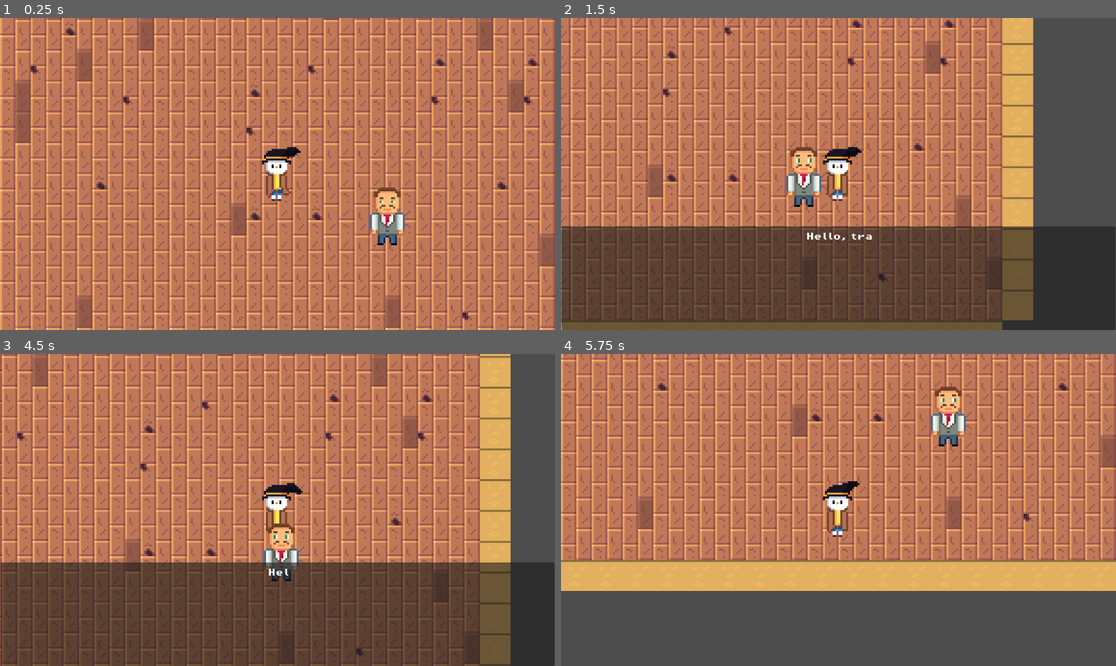
Above: before the commit, frames 1-4 (two rows, left to right).
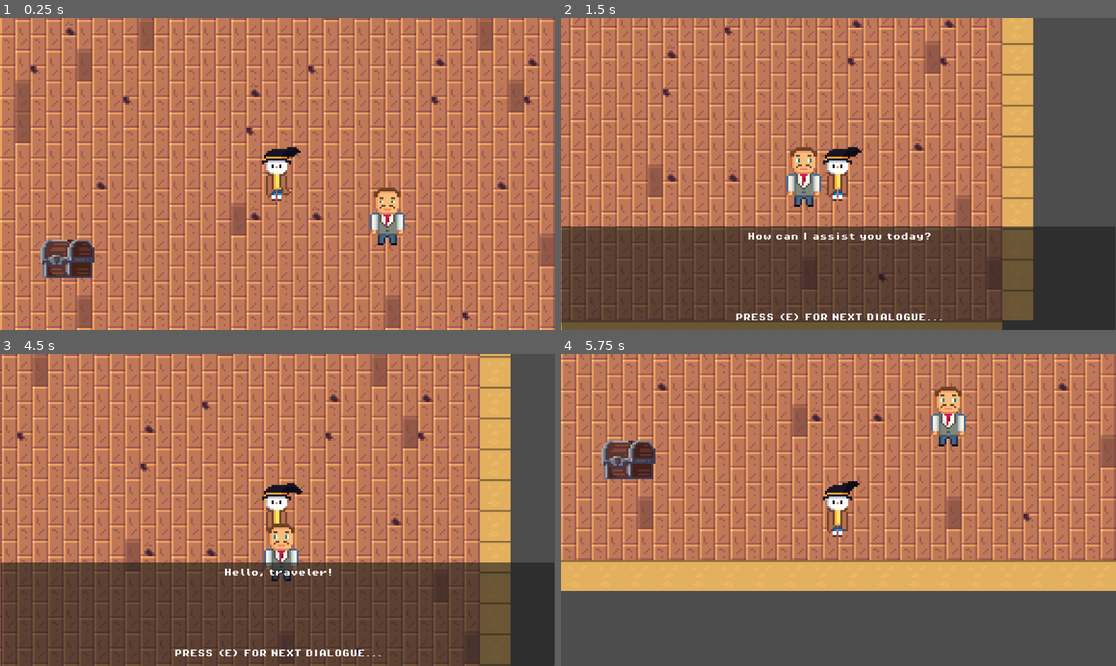
Above: after the commit, the same moments.

Repository: lukehdonnelly/game
Game: Godot game, scene res://scenes/game.tscn
Same seed, same stepped clock (60 frames per second), same inputs: the game is played once before the commit and once after it.
Inputs:
- Up to frame 1 (0.25 s): no input
- Up to frame 2 (1.5 s): hold D (right) 0.53-1.28 s; tap E (ui_select) at 0.6, 0.77, 1.07, 1.25, 1.35 s; hold Down (down) from 1.28 s (still down)
- Up to frame 3 (4.5 s): tap E (ui_select) at 1.52, 1.82, 2.1, 2.85, 3.02, 3.32, 3.6, 3.77, 4.07, 4.25, 4.35 s; release Down (down) at 2.03 s; hold D (right) 2.03-2.78 s; hold W (up) 2.78-3.53 s; hold A (left) from 3.53 s (still down)
- Up to frame 4 (5.75 s): tap E (ui_select) at 4.52, 4.82, 5.1 s; release A (left) at 5.03 s; hold Down (down) from 5.03 s (still down)

The runs differ from the first frame. In frame 1, 1.1% of the frame differs, in the area x 7-18%, y 71-84%; in frame 2, 0.7%; in frame 3, 0.6%; in frame 4, 1.1%.

Commit message:
added chest

Diff:
--- a/scenes/bar.tscn
+++ b/scenes/bar.tscn
@@ -6,7 +6,9 @@
 [ext_resource type="FontFile" uid="uid://bdflxsp8oyf6s" path="res://fonts/PixelOperator8-Bold.ttf" id="4_ye610"]
 [ext_resource type="Texture2D" uid="uid://c3j66smthbwam" path="res://sprites/bartenderIdle.png" id="5_lrfbf"]
 [ext_resource type="Texture2D" uid="uid://gtf2akpp8ufk" path="res://sprites/tilesheet1.png" id="7_mdpyi"]
-[ext_resource type="Script" path="res://scripts/pirateDialogue.gd" id="7_yweau"]
+[ext_resource type="Script" path="res://scripts/bartenderDialogue.gd" id="7_yweau"]
+[ext_resource type="PackedScene" uid="uid://da87vl5c7lmlu" path="res://scenes/chest.tscn" id="8_3qwcc"]
+[ext_resource type="Script" path="res://scripts/chest1.gd" id="9_lbqo5"]
 
 [sub_resource type="CircleShape2D" id="CircleShape2D_2o28b"]
 radius = 2.48338
@@ -257,6 +259,7 @@
 sources/0 = SubResource("TileSetAtlasSource_igr87")
 
 [node name="bar" type="Node2D"]
+y_sort_enabled = true
 
 [node name="snowdude" parent="." instance=ExtResource("2_2vojx")]
 script = ExtResource("3_t5xv2")
@@ -363,8 +366,17 @@
 tile_set = SubResource("TileSet_4qgtf")
 format = 2
 layer_0/name = "Floor"
-layer_0/z_index = -5
+layer_0/z_index = -100
 layer_0/tile_data = PackedInt32Array(-327691, 0, 0, -262155, 0, 0, -196619, 0, 0, -131083, 0, 0, -65547, 0, 0, -11, 0,  …(4769 unchanged characters)…
+
+[node name="chest" parent="." instance=ExtResource("8_3qwcc")]
+position = Vector2(-101, 38)
+
+[node name="Area2D" parent="chest" index="0"]
+script = ExtResource("9_lbqo5")
 
 [connection signal="area_entered" from="snowdude/interactArea" to="snowdude/Camera2D/HUD" method="_on_interact_area_area_entered"]
 [connection signal="area_exited" from="snowdude/interactArea" to="snowdude/Camera2D/HUD" method="_on_interact_area_area_exited"]
+[connection signal="animation_finished" from="chest" to="chest/Area2D" method="_on_chest_animation_finished"]
+
+[editable path="chest"]
--- /dev/null
+++ b/scenes/chest.tscn
@@ -0,0 +1,145 @@
+[gd_scene load_steps=19 format=3 uid="uid://da87vl5c7lmlu"]
+
+[ext_resource type="Texture2D" uid="uid://cq3b35ga28bj7" path="res://sprites/Chests.png" id="1_6psmx"]
+
+[sub_resource type="AtlasTexture" id="AtlasTexture_vn3xp"]
+atlas = ExtResource("1_6psmx")
+region = Rect2(0, 0, 48, 32)
+
+[sub_resource type="AtlasTexture" id="AtlasTexture_qli3p"]
+atlas = ExtResource("1_6psmx")
+region = Rect2(48, 0, 48, 32)
+
+[sub_resource type="AtlasTexture" id="AtlasTexture_22e2w"]
+atlas = ExtResource("1_6psmx")
+region = Rect2(96, 0, 48, 32)
+
+[sub_resource type="AtlasTexture" id="AtlasTexture_6xugs"]
+atlas = ExtResource("1_6psmx")
+region = Rect2(144, 0, 48, 32)
+
+[sub_resource type="AtlasTexture" id="AtlasTexture_uxbeh"]
+atlas = ExtResource("1_6psmx")
+region = Rect2(192, 0, 48, 32)
+
+[sub_resource type="AtlasTexture" id="AtlasTexture_fqe0j"]
+atlas = ExtResource("1_6psmx")
+region = Rect2(192, 32, 48, 32)
+
+[sub_resource type="AtlasTexture" id="AtlasTexture_3bwm1"]
+atlas = ExtResource("1_6psmx")
+region = Rect2(48, 32, 48, 32)
+
+[sub_resource type="AtlasTexture" id="AtlasTexture_3uf8n"]
+atlas = ExtResource("1_6psmx")
+region = Rect2(0, 32, 48, 32)
+
+[sub_resource type="AtlasTexture" id="AtlasTexture_84q0a"]
+atlas = ExtResource("1_6psmx")
+region = Rect2(0, 0, 48, 32)
+
+[sub_resource type="AtlasTexture" id="AtlasTexture_ax3n3"]
+atlas = ExtResource("1_6psmx")
+region = Rect2(0, 0, 48, 32)
+
+[sub_resource type="AtlasTexture" id="AtlasTexture_1evf5"]
+atlas = ExtResource("1_6psmx")
+region = Rect2(0, 32, 48, 32)
+
+[sub_resource type="AtlasTexture" id="AtlasTexture_27f1b"]
+atlas = ExtResource("1_6psmx")
+region = Rect2(48, 32, 48, 32)
+
+[sub_resource type="AtlasTexture" id="AtlasTexture_5aght"]
+atlas = ExtResource("1_6psmx")
+region = Rect2(96, 32, 48, 32)
+
+[sub_resource type="AtlasTexture" id="AtlasTexture_efcix"]
+atlas = ExtResource("1_6psmx")
+region = Rect2(144, 32, 48, 32)
+
+[sub_resource type="AtlasTexture" id="AtlasTexture_4y6mj"]
+atlas = ExtResource("1_6psmx")
+region = Rect2(192, 32, 48, 32)
+
+[sub_resource type="SpriteFrames" id="SpriteFrames_0iwef"]
+animations = [{
+"frames": [{
+"duration": 1.0,
+"texture": SubResource("AtlasTexture_vn3xp")
+}, {
+"duration": 1.0,
+"texture": SubResource("AtlasTexture_qli3p")
+}, {
+"duration": 1.0,
+"texture": SubResource("AtlasTexture_22e2w")
+}, {
+"duration": 1.0,
+"texture": SubResource("AtlasTexture_6xugs")
+}, {
+"duration": 1.0,
+"texture": SubResource("AtlasTexture_uxbeh")
+}],
+"loop": true,
+"name": &"bob",
+"speed": 5.0
+}, {
+"frames": [{
+"duration": 1.0,
+"texture": SubResource("AtlasTexture_fqe0j")
+}, {
+"duration": 1.0,
+"texture": SubResource("AtlasTexture_3bwm1")
+}, {
+"duration": 1.0,
+"texture": SubResource("AtlasTexture_3uf8n")
+}, {
+"duration": 1.0,
+"texture": SubResource("AtlasTexture_84q0a")
+}],
+"loop": false,
+"name": &"close",
+"speed": 5.0
+}, {
+"frames": [{
+"duration": 1.0,
+"texture": SubResource("AtlasTexture_ax3n3")
+}],
+"loop": true,
+"name": &"default",
+"speed": 5.0
+}, {
+"frames": [{
+"duration": 1.0,
+"texture": SubResource("AtlasTexture_1evf5")
+}, {
+"duration": 1.0,
+"texture": SubResource("AtlasTexture_27f1b")
+}, {
+"duration": 1.0,
+"texture": SubResource("AtlasTexture_5aght")
+}, {
+"duration": 1.0,
+"texture": SubResource("AtlasTexture_efcix")
+}, {
+"duration": 1.0,
+"texture": SubResource("AtlasTexture_4y6mj")
+}],
+"loop": false,
+"name": &"open",
+"speed": 5.0
+}]
+
+[sub_resource type="RectangleShape2D" id="RectangleShape2D_7juch"]
+size = Vector2(28, 20)
+
+[node name="chest" type="AnimatedSprite2D"]
+sprite_frames = SubResource("SpriteFrames_0iwef")
+animation = &"close"
+autoplay = "default"
+
+[node name="Area2D" type="Area2D" parent="."]
+
+[node name="CollisionShape2D" type="CollisionShape2D" parent="Area2D"]
+position = Vector2(-8, 6)
+shape = SubResource("RectangleShape2D_7juch")
--- a/scenes/game.tscn
+++ b/scenes/game.tscn
@@ -3,6 +3,7 @@
 [ext_resource type="PackedScene" uid="uid://cj7wgks5m5va6" path="res://scenes/bar.tscn" id="1_0s6k8"]
 
 [node name="game" type="Node2D"]
+y_sort_enabled = true
 
 [node name="bar" parent="." instance=ExtResource("1_0s6k8")]
 position = Vector2(204.881, 1.23497)
--- /dev/null
+++ b/scripts/chest1.gd
@@ -0,0 +1,28 @@
+extends Area2D
+
+var chest_opened = false
+
+# Called when the node enters the scene tree for the first time.
+func _ready():
+	pass # Replace with function body.
+
+
+# Called every frame. 'delta' is the elapsed time since the previous frame.
+func _process(delta):
+	pass
+
+func chest_idle():
+	get_parent().play("bob")
+
+func chest_stop():
+	if chest_opened == true:
+		get_parent().play("close")
+		chest_opened = false
+	else:
+		get_parent().stop()
+		get_parent().play("default")
+
+func chest_open():
+	if chest_opened == false:
+		chest_opened = true
+		get_parent().play("open")
--- a/scripts/interact popup.gd
+++ b/scripts/interact popup.gd
@@ -5,6 +5,9 @@
 var current_dialogue = []  # Stores the current NPC's dialogue
 var current_line_index = 0  # Index for the current dialogue line
 var typing = false
+var stop_typing = false
+var player_in_chest = false
+var object
 
 # Called when the node enters the scene tree for the first time.
 func _ready():
@@ -12,6 +15,8 @@
 	$"dialogue panel".hide()
 
 func _process(delta):
+	if player_in_chest and Input.is_action_just_pressed("ui_select"):
+		object.chest_open()
 	if player_in_NPC and Input.is_action_just_pressed("ui_select") and !typing:
 		$"interact panel".hide()
 		$"dialogue panel".show()  # Show the dialogue panel when entering the area
@@ -24,6 +29,8 @@
 				# If all lines are shown, hide the dialogue panel
 				$"dialogue panel".hide()
 				player_in_NPC = false
+	elif player_in_NPC and Input.is_action_just_pressed("ui_select") and typing:
+			stop_typing = true
 
 # Coroutine to type out the text
 func start_typing_text(text):
@@ -33,6 +40,10 @@
 	label.text = ""
 	await get_tree().create_timer(typing_speed).timeout
 	for i in range(text.length()):
+		if stop_typing:
+			stop_typing = false
+			label.text = text
+			break
 		label.text += text[i]
 		await get_tree().create_timer(typing_speed).timeout
 	typing = false
@@ -44,9 +55,17 @@
 		player_in_NPC = true
 		current_dialogue = area.get_dialogue()  # Get the dialogue from the NPC
 		current_line_index = 0  # Reset the dialogue line index
+	elif area.has_method("chest_idle"):
+		$"interact panel".show()
+		player_in_chest = true
+		object = area
+		area.chest_idle()
 
 func _on_interact_area_area_exited(area):
 	$"interact panel".hide()
 	player_in_NPC = false
 	$"dialogue panel".hide()
 	current_line_index = 0  # Reset the dialogue line index when exiting the area
+	if area.has_method("chest_stop"):
+		area.chest_stop()
+		player_in_chest = false
Not shown: 1 places in scenes/bar.tscn that only renumber resources
Not shown: 1 places in scenes/boat.tscn that only renumber resources
Renamed: scripts/pirateDialogue.gd -> scripts/bartenderDialogue.gd
Binary file added: sprites/Chests.png
Not shown, added: sprites/Chests.png.import
Not shown, changed: .DS_Store
